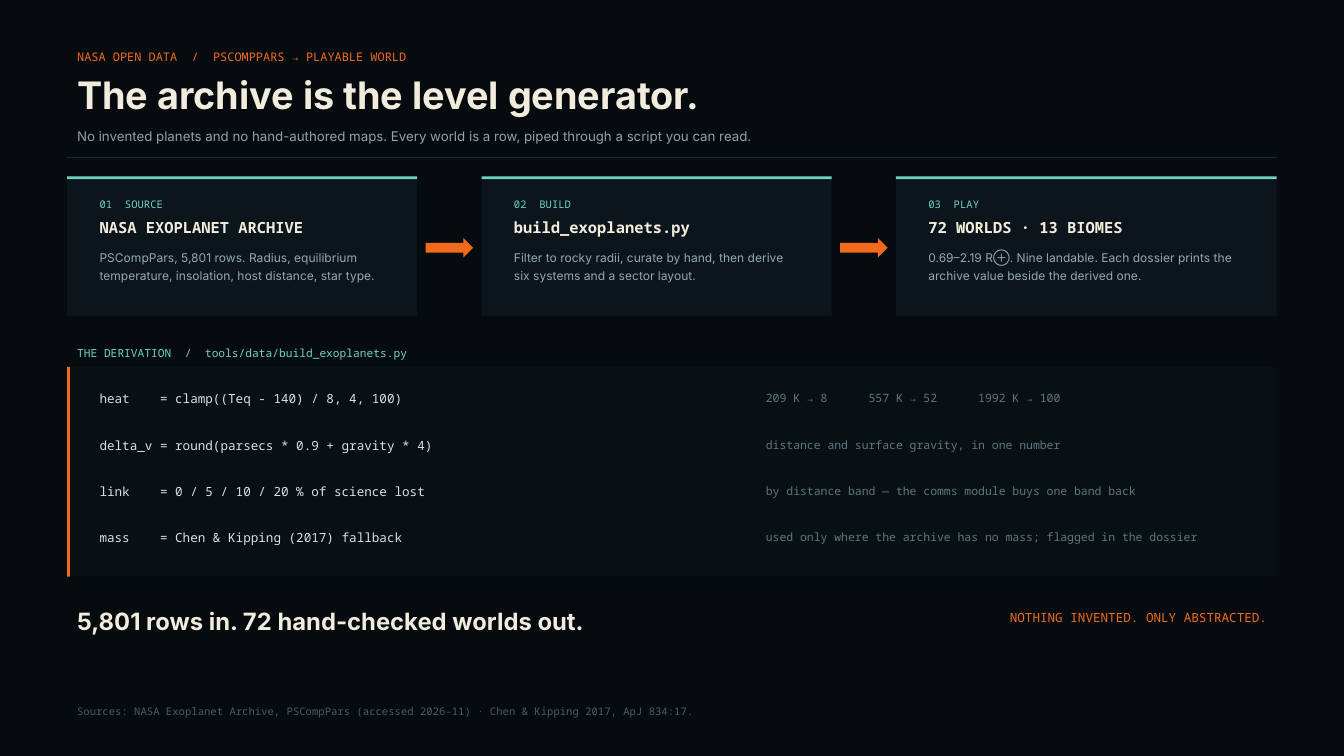
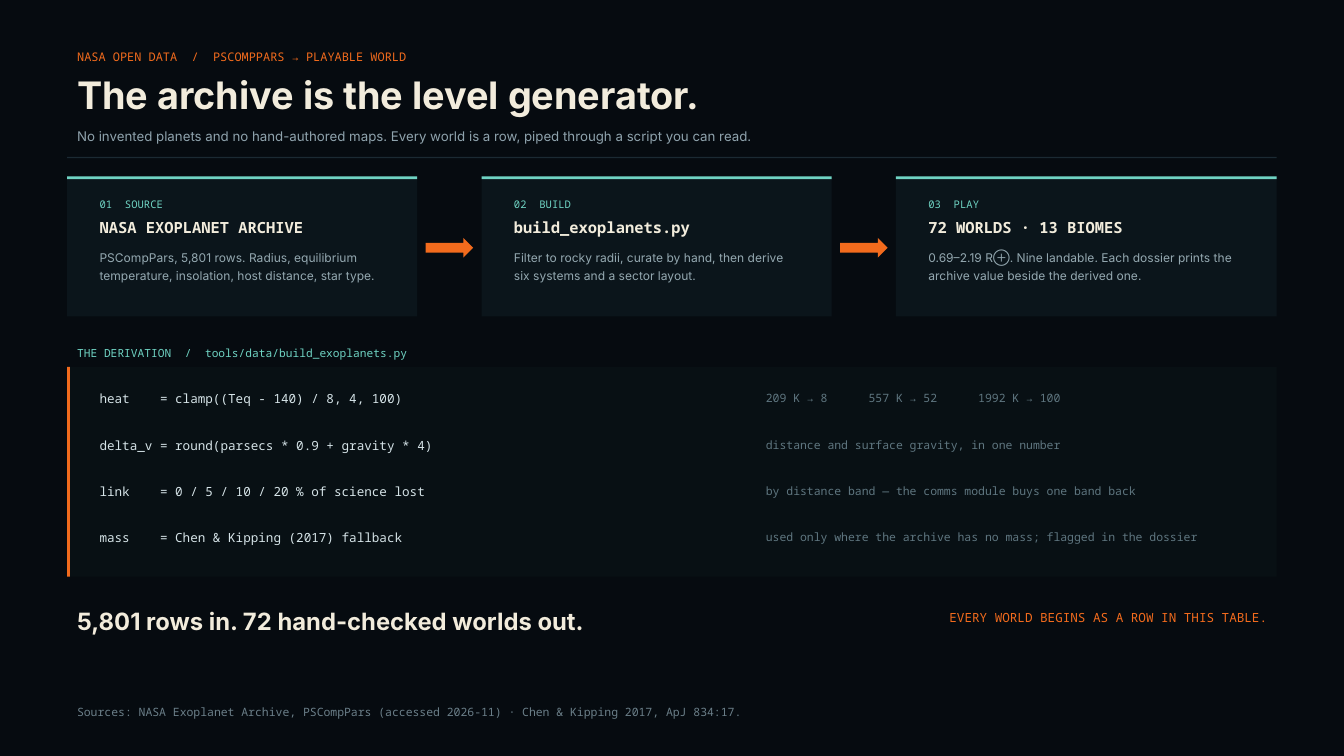
Before and after one commit to g1gowda123/spacegame, a slide deck: slide 4 of submission/orbit_outplay_deck.pptx. Drawn at 1344x756 pixels with LibreOffice and Linux fonts; fonts in the diff are those of the drawing. Boxes give left, top, right and bottom in pixels: in the first picture for what was removed or moved away, otherwise in the second. Text is boxed around its words. In the diff, an @@ line names an element or a change of style, - is before the commit and + after.

```diff
--- a/submission/orbit_outplay_deck.pptx
+++ b/submission/orbit_outplay_deck.pptx
@@ text at (949,613,1267,622): text changed @@
-NOTHING INVENTED. ONLY ABSTRACTED.
+EVERY WORLD BEGINS AS A ROW IN THIS TABLE.
@@ text "Sources: NASA Exoplanet Archive, PSCompPars ..." at (77,707,741,719): size 7.5 to 8.2 pt, text colour #4E5C64 to #6B7F89 @@
```
Also in this commit, not shown: 3 other slides changed, 23 other files.
